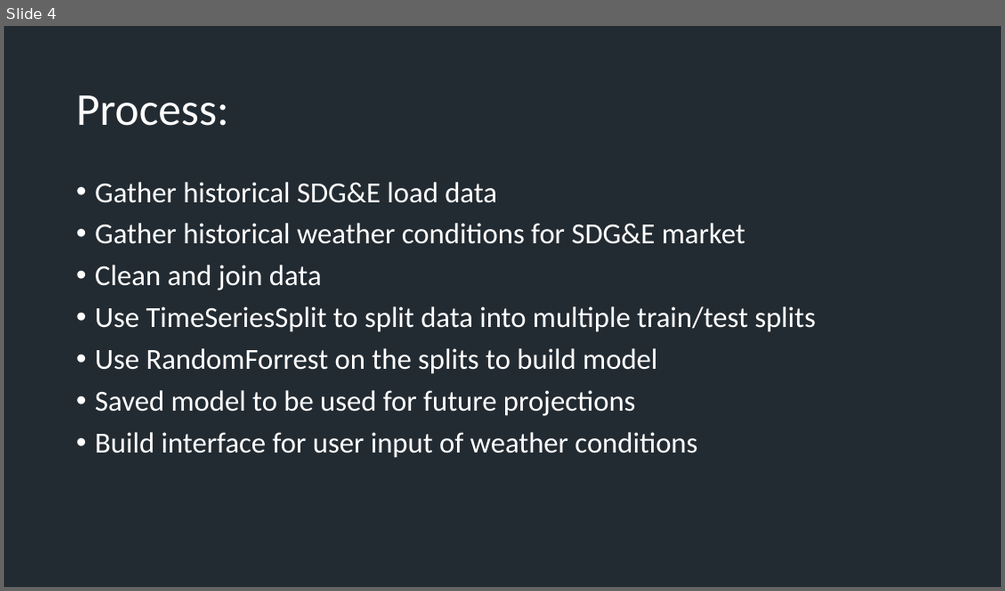
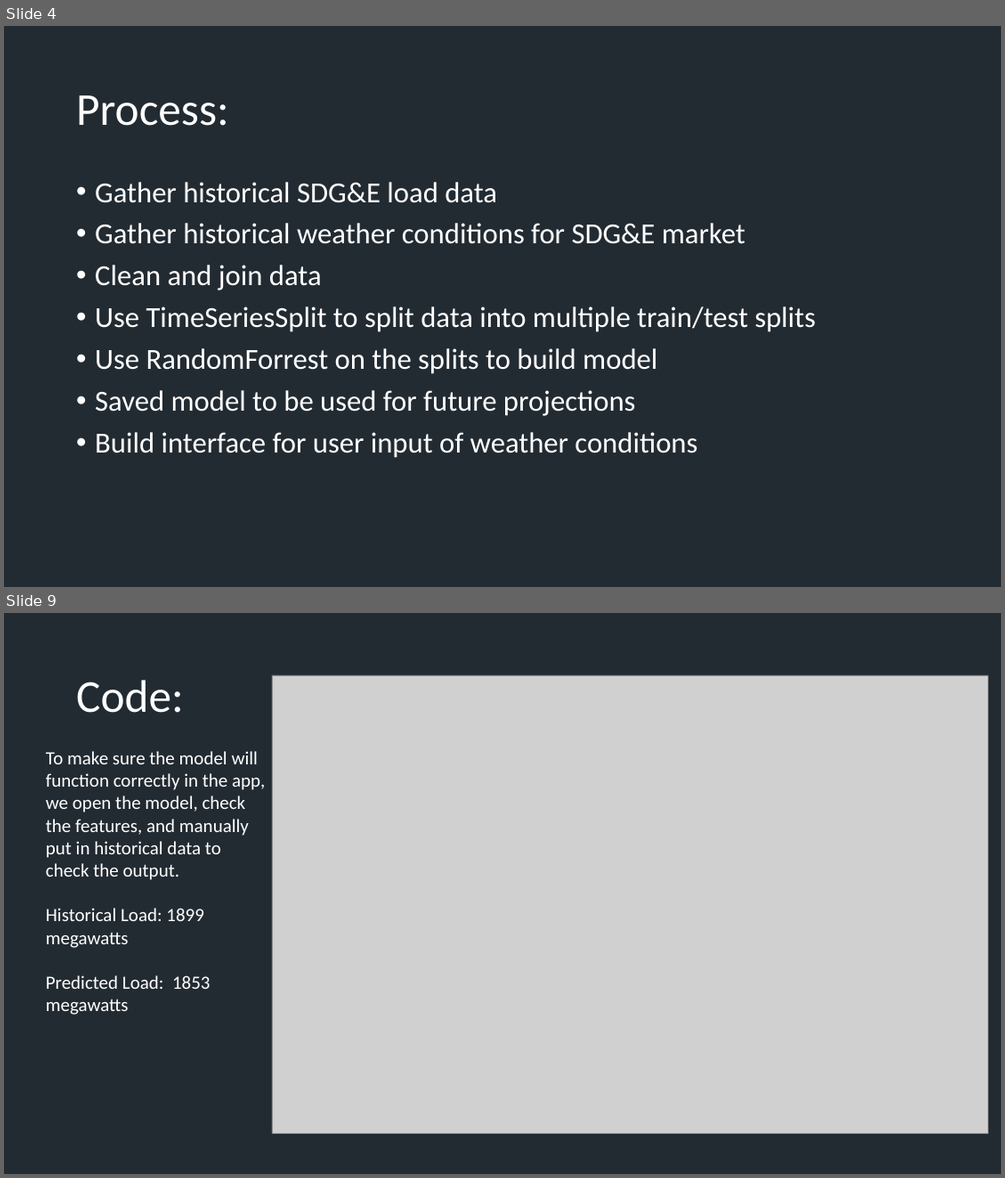
Before and after one commit to Matlickp/Energy_Load_Forecasting, a slide deck: Energy Load Forecasting Presentation.pptx. Shown one above the other, each under a label of ours: slide 4 before the commit, slides 4 and 9 after it; the slides between them are not shown. The pictures are 1005x591 and 1005x1178 pixels, drawn with LibreOffice and Linux fonts; fonts in the diff are those of the drawing; grey boxes stand for pictures; background and template pictures are left out. Boxes give left, top, right and bottom in pixels: in the first picture for what was removed or moved away, otherwise in the second. Text is boxed around its words. In the diff, an @@ line names an element or a change of style, - is before the commit and + after.

Commit message:
updated presentation, added images

```diff
--- a/Energy Load Forecasting Presentation.pptx
+++ b/Energy Load Forecasting Presentation.pptx
@@ slide 9 added at [4, 613, 1001, 1174], background picture (left out) @@
@@ title added at [76, 680, 184, 713], 88 pt, text #FFFFFF @@
+Code:
@@ picture added at [272, 675, 987, 1133] @@
@@ text added at [46, 751, 265, 1014], 36 pt, text #FFFFFF @@
+To make sure the model will function correctly in the app, we open the model, check the features, and manually put in historical data to check the output.
+Historical Load: 1899 megawatts
+Predicted Load: 1853 megawatts
```
Also in this commit, not shown: 1 slide changed, 8 other slides added, 6 slides removed, 5 other files.
